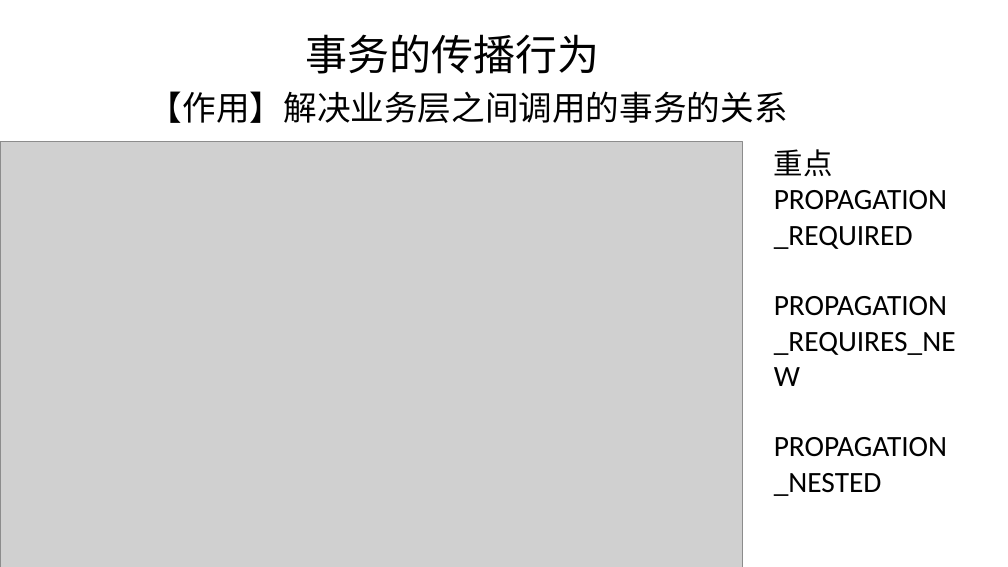
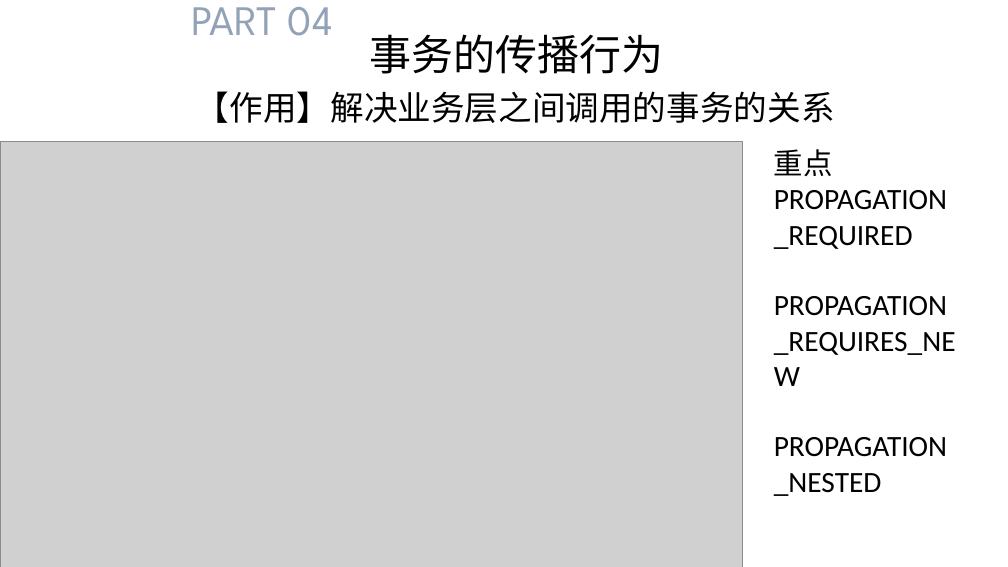
Before and after one commit to yangzhengx/dev01, a slide deck: slide 16 of 演讲.pptx. Drawn at 1008x567 pixels with LibreOffice and Linux fonts; fonts in the diff are those of the drawing; grey boxes stand for pictures; background and template pictures are left out. Boxes give left, top, right and bottom in pixels: in the first picture for what was removed or moved away, otherwise in the second. Text is boxed around its words. In the diff, an @@ line names an element or a change of style, - is before the commit and + after.

```diff
--- a/演讲.pptx
+++ b/演讲.pptx
@@ text added at bbox=[191, 7, 333, 36], 40 pt, text #92A3B8 @@
+PART 04
@@ text "事务的传播行为": place and size @@
-text "事务的传播行为" at bbox=[305, 34, 599, 74]
+text "事务的传播行为" at bbox=[370, 34, 664, 74]
@@ text "【作用】解决业务层之间调用的事务的关系": place and size @@
-text "【作用】解决业务层之间调用的事务的关系" at bbox=[149, 91, 788, 123]
+text "【作用】解决业务层之间调用的事务的关系" at bbox=[196, 91, 835, 123]
```
Also in this commit, not shown: 3 other slides changed.
